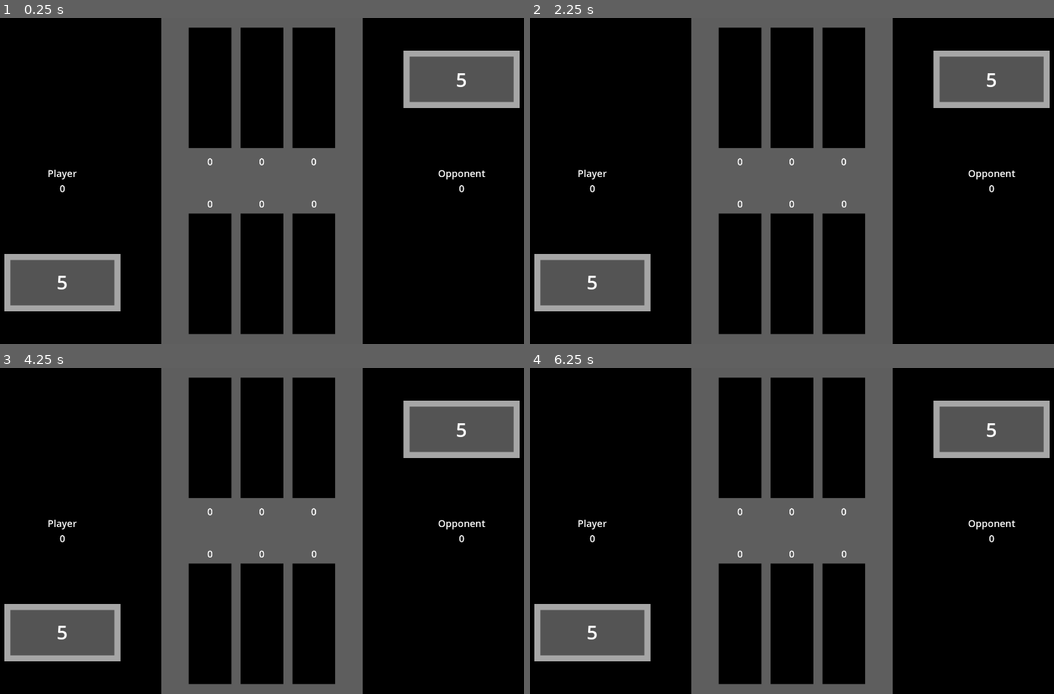
Above: before the commit, frames 1-4 (two rows, left to right).
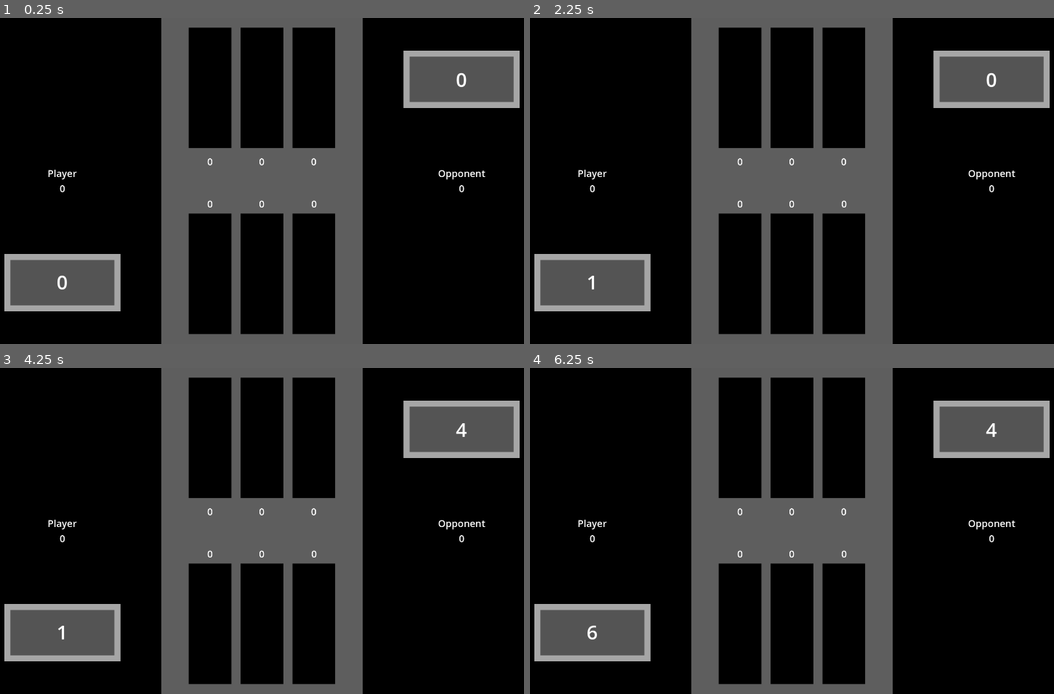
Above: after the commit, the same moments.

Repository: kimalysha93/knucklebones
Game: Godot game, scene res://knucklebones.tscn
The game is run twice, just before and just after one commit, with the same random seed, the same clock (stepped at 60 frames per second) and the same inputs.
Inputs:
- Up to frame 1 (0.25 s): no input
- Up to frame 2 (2.25 s): tap Enter at 0.5, 2 s; tap Space at 1.25 s
- Up to frame 3 (4.25 s): tap Space at 2.75 s; tap Enter at 3.5 s
- Up to frame 4 (6.25 s): tap Space at 4.25 s

The runs differ from the first frame. In frame 1, less than 0.1% of the frame differs, in the area x 10-90%, y 16-84%; in frame 2, less than 0.1%; in frame 3, 0.1%; in frame 4, less than 0.1%.

Commit message:
dice roll on timer and alternates after turn

Diff:
--- a/knucklebones.tscn
+++ b/knucklebones.tscn
@@ -1,8 +1,7 @@
-[gd_scene load_steps=4 format=3 uid="uid://ccv14bhoxf00s"]
+[gd_scene load_steps=3 format=3 uid="uid://ccv14bhoxf00s"]
 
 [ext_resource type="Texture2D" uid="uid://bjo71cjqgxlhi" path="res://assets/background_interface.png" id="1_n6mj2"]
-[ext_resource type="Script" uid="uid://ciqgm1xifc3hs" path="res://scripts/player_dice_roll.gd" id="2_xgjk0"]
-[ext_resource type="Script" uid="uid://d5nttspuo2an" path="res://scripts/opp_dice_roll.gd" id="3_m8h7s"]
+[ext_resource type="Script" uid="uid://j30roil5u130" path="res://scripts/game_manager.gd" id="2_0ki74"]
 
 [node name="Knucklebones" type="Node2D"]
 
@@ -10,9 +9,12 @@
 position = Vector2(960, 540)
 texture = ExtResource("1_n6mj2")
 
-[node name="ScoreLabels" type="Node" parent="."]
+[node name="GameManager" type="Node" parent="."]
+script = ExtResource("2_0ki74")
 
-[node name="PlayerName" type="Label" parent="ScoreLabels"]
+[node name="ScoreLabels" type="Node" parent="GameManager"]
+
+[node name="PlayerName" type="Label" parent="GameManager/ScoreLabels"]
 offset_left = 158.8
 offset_top = 489.5
 offset_right = 441.4
@@ -22,7 +24,7 @@
 horizontal_alignment = 1
 vertical_alignment = 1
 
-[node name="PlayerScoreTotal" type="Label" parent="ScoreLabels"]
+[node name="PlayerScoreTotal" type="Label" parent="GameManager/ScoreLabels"]
 offset_left = 158.8
 offset_top = 540.0
 offset_right = 441.4
@@ -32,7 +34,7 @@
 horizontal_alignment = 1
 vertical_alignment = 1
 
-[node name="PlayerScore1" type="Label" parent="ScoreLabels"]
+[node name="PlayerScore1" type="Label" parent="GameManager/ScoreLabels"]
 offset_left = 751.5
 offset_top = 590.5
 offset_right = 824.7
@@ -42,7 +44,7 @@
 horizontal_alignment = 1
 vertical_alignment = 1
 
-[node name="PlayerScore2" type="Label" parent="ScoreLabels"]
+[node name="PlayerScore2" type="Label" parent="GameManager/ScoreLabels"]
 offset_left = 923.4
 offset_top = 590.5
 offset_right = 996.6
@@ -52,7 +54,7 @@
 horizontal_alignment = 1
 vertical_alignment = 1
 
-[node name="PlayerScore3" type="Label" parent="ScoreLabels"]
+[node name="PlayerScore3" type="Label" parent="GameManager/ScoreLabels"]
 offset_left = 1095.6
 offset_top = 590.5
 offset_right = 1168.8
@@ -62,7 +64,7 @@
 horizontal_alignment = 1
 vertical_alignment = 1
 
-[node name="OpponentName" type="Label" parent="ScoreLabels"]
+[node name="OpponentName" type="Label" parent="GameManager/ScoreLabels"]
 offset_left = 1478.6
 offset_top = 489.5
 offset_right = 1761.2
@@ -72,7 +74,7 @@
 horizontal_alignment = 1
 vertical_alignment = 1
 
-[node name="OpponentScoreTotal" type="Label" parent="ScoreLabels"]
+[node name="OpponentScoreTotal" type="Label" parent="GameManager/ScoreLabels"]
 offset_left = 1478.6
 offset_top = 540.0
 offset_right = 1761.2
@@ -82,7 +84,7 @@
 horizontal_alignment = 1
 vertical_alignment = 1
 
-[node name="OppScore1" type="Label" parent="ScoreLabels"]
+[node name="OppScore1" type="Label" parent="GameManager/ScoreLabels"]
 offset_left = 751.5
 offset_top = 450.8
 offset_right = 824.7
@@ -92,7 +94,7 @@
 horizontal_alignment = 1
 vertical_alignment = 1
 
-[node name="OppScore2" type="Label" parent="ScoreLabels"]
+[node name="OppScore2" type="Label" parent="GameManager/ScoreLabels"]
 offset_left = 923.2
 offset_top = 450.8
 offset_right = 996.4
@@ -102,7 +104,7 @@
 horizontal_alignment = 1
 vertical_alignment = 1
 
-[node name="OppScore3" type="Label" parent="ScoreLabels"]
+[node name="OppScore3" type="Label" parent="GameManager/ScoreLabels"]
 offset_left = 1095.4
 offset_top = 450.8
 offset_right = 1168.6
@@ -112,9 +114,9 @@
 horizontal_alignment = 1
 vertical_alignment = 1
 
-[node name="DiceLabels" type="Node" parent="."]
+[node name="DiceLabels" type="Node" parent="GameManager"]
 
-[node name="PlayerDiceRoll" type="Label" parent="DiceLabels"]
+[node name="PlayerDiceRoll" type="Label" parent="GameManager/DiceLabels"]
 offset_left = 252.9
 offset_top = 827.2
 offset_right = 347.4
@@ -124,9 +126,9 @@
 text = "0"
 horizontal_alignment = 1
 vertical_alignment = 1
-script = ExtResource("2_xgjk0")
+metadata/_edit_use_anchors_ = true
 
-[node name="OppDiceRoll" type="Label" parent="DiceLabels"]
+[node name="OppDiceRoll" type="Label" parent="GameManager/DiceLabels"]
 offset_left = 1572.7
 offset_top = 155.9
 offset_right = 1667.2
@@ -136,4 +138,3 @@
 text = "0"
 horizontal_alignment = 1
 vertical_alignment = 1
-script = ExtResource("3_m8h7s")
--- /dev/null
+++ b/scripts/game_manager.gd
@@ -0,0 +1,82 @@
+extends Node
+
+var rng = RandomNumberGenerator.new()
+var dice_roll = 0
+
+# current turn: 0 = opponent (false), 1 = player (true)
+# only used at start of game
+var turn = 1
+
+# keeps track of if player is allowed to select a column (during their turn)
+var player_input = false
+
+# numbers in grid align with dice value on screen (no axis flip)
+var player_grid = [
+	[0,0,0],
+	[0,0,0],
+	[0,0,0],]
+
+var opp_grid = [
+	[0,0,0],
+	[0,0,0],
+	[0,0,0],]
+
+@onready var game_manager: Node = $"."
+@onready var player_dice_roll: Label = $DiceLabels/PlayerDiceRoll
+@onready var opp_dice_roll: Label = $DiceLabels/OppDiceRoll
+@onready var roll_timer: Timer = $"../RollTimer"
+
+
+func _ready() -> void:
+	if turn:
+		player_turn()
+	else:
+		opp_turn()
+
+# rolls the dice for player
+func player_roll():
+	dice_roll = int(floor(rng.randf_range(1,7)))
+	# instead of changing text, would change sprite here
+	player_dice_roll.text = str(dice_roll)
+	return dice_roll
+
+# rolls the dice for opponent
+func opp_roll():
+	dice_roll = int(floor(rng.randf_range(1,7)))
+	# instead of changing text, would change sprite here
+	opp_dice_roll.text = str(dice_roll)
+	return dice_roll
+
+
+func player_turn():
+	# start dice rolling animation here
+	await get_tree().create_timer(2).timeout
+	var roll = player_roll()
+	player_input = true
+	print("player: "+str(roll))
+
+	# wait for player input to select column
+
+
+	# add dice to selected column
+
+
+	# calculate and update column score and total score
+
+	# if board is not full, continue playing
+	opp_turn()
+	# otehrwise, end game and declare winner
+
+func opp_turn():
+	# start dice rolling animation here
+	await get_tree().create_timer(2).timeout
+	var roll = opp_roll()
+	print("opponent: "+str(roll))
+
+	# randomly decide opp column for now (use timer)
+
+	# calculate and update column score and total score
+
+	# if board is not full, continue playing
+	player_turn()
+	# otehrwise, end game and declare winner
--- a/scripts/opp_dice_roll.gd
+++ /dev/null
@@ -1,16 +0,0 @@
-extends Label
-
-var rng = RandomNumberGenerator.new()
-
-var dice_roll = 0
-@onready var opp_dice_roll: Label = $"."
-
-# Called when the node enters the scene tree for the first time.
-func _ready() -> void:
-	opp_roll()
-	pass # Replace with function body.
-
-# rolls the dice for player
-func opp_roll():
-	dice_roll = int(floor(rng.randf_range(1,7)))
-	opp_dice_roll.text = str(dice_roll)
--- a/scripts/player_dice_roll.gd
+++ /dev/null
@@ -1,16 +0,0 @@
-extends Label
-var rng = RandomNumberGenerator.new()
-
-var dice_roll = 0
-
-@onready var player_dice_roll: Label = $"."
-
-# Called when the node enters the scene tree for the first time.
-func _ready() -> void:
-	player_roll()
-	pass # Replace with function body.
-
-# rolls the dice for player
-func player_roll():
-	dice_roll = int(floor(rng.randf_range(1,7)))
-	player_dice_roll.text = str(dice_roll)
Not shown, added: scripts/game_manager.gd.uid
Not shown, removed: scripts/opp_dice_roll.gd.uid
Not shown, removed: scripts/player_dice_roll.gd.uid
